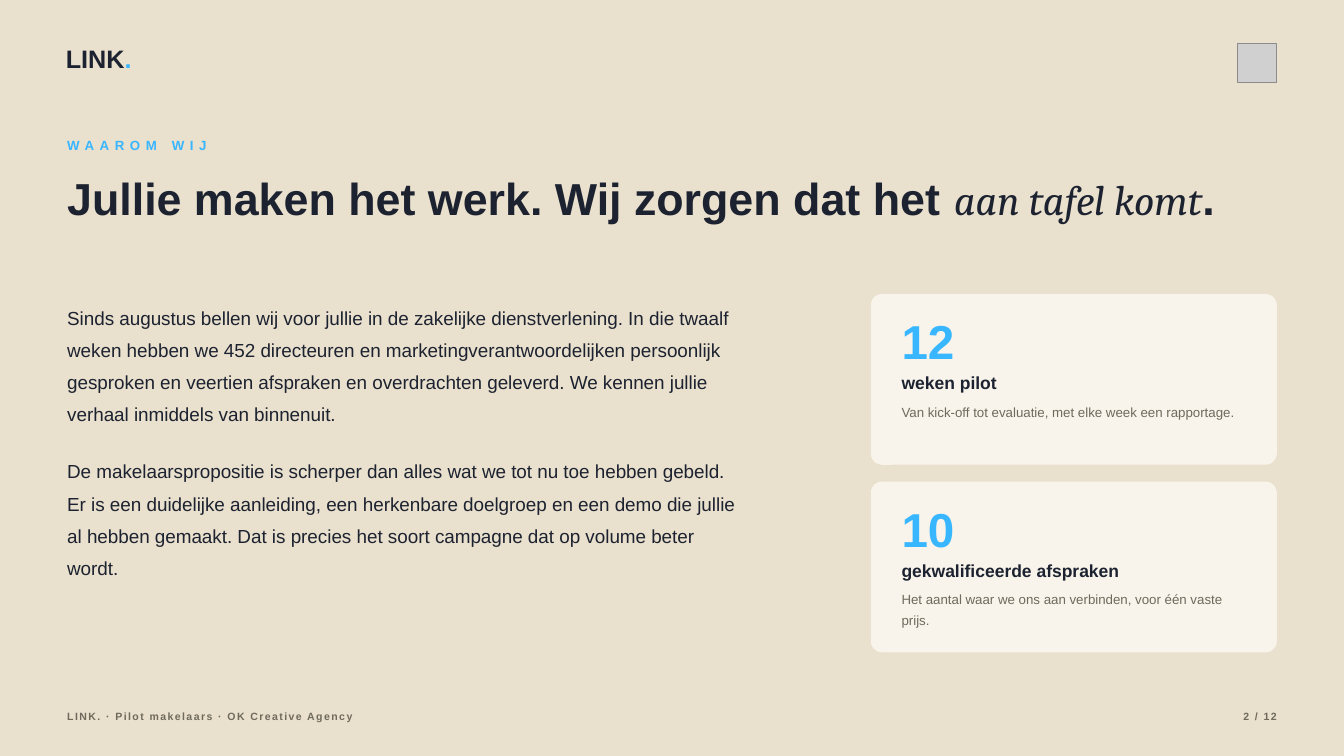
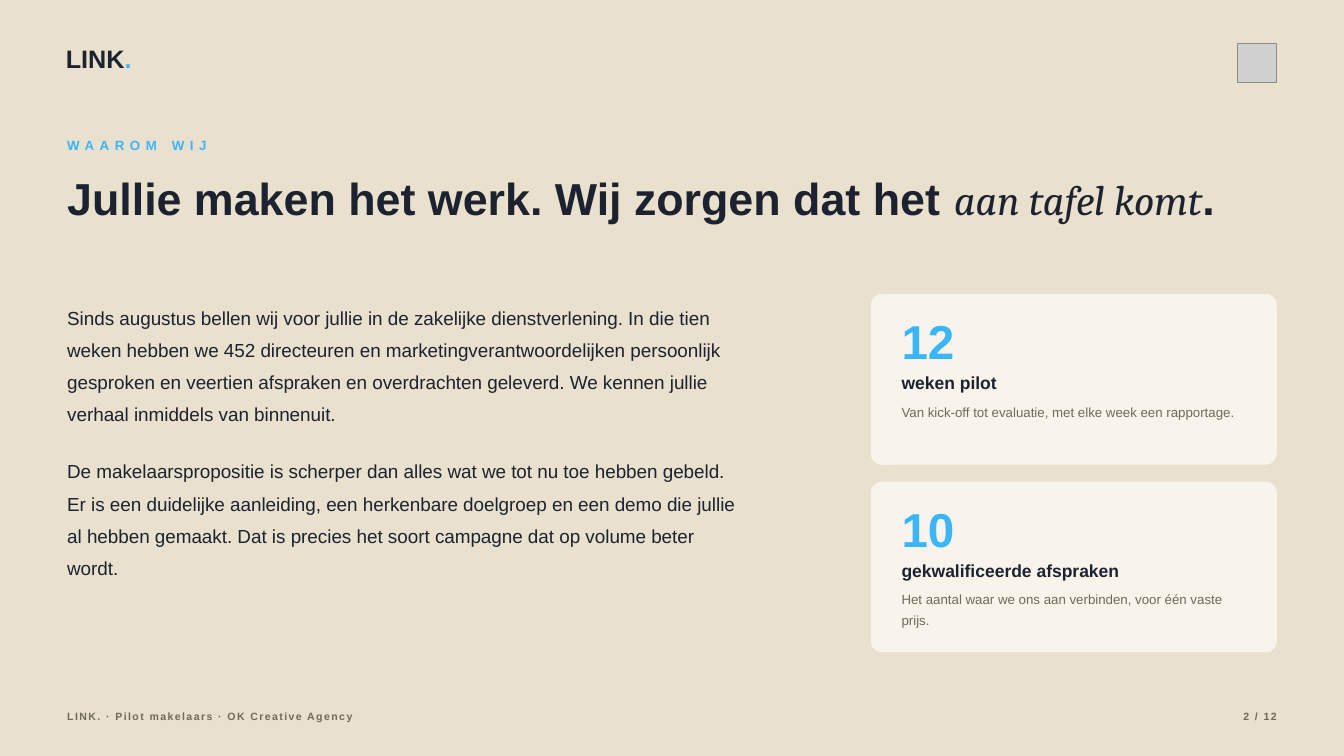
Before and after one commit to hens-lang/Test, a slide deck: slide 2 of output/LINK. pilotvoorstel OK Creative Agency.pptx. Drawn at 1344x756 pixels with LibreOffice and Linux fonts; fonts in the diff are those of the drawing; grey boxes stand for pictures. Boxes give left, top, right and bottom in pixels: in the first picture for what was removed or moved away, otherwise in the second. Text is boxed around its words. In the diff, an @@ line names an element or a change of style, - is before the commit and + after.

```diff
--- a/output/LINK. pilotvoorstel OK Creative Agency.pptx
+++ b/output/LINK. pilotvoorstel OK Creative Agency.pptx
@@ text at [67, 311, 720, 421]: text changed @@
-Sinds augustus bellen wij voor jullie in de zakelijke dienstverlening. In die twaalf weken hebben we 452 directeuren en marketingverantwoordelijken persoonlijk gesproken en veertien afspraken en overdrachten geleverd. We kennen jullie verhaal inmiddels van binnenuit.
+Sinds augustus bellen wij voor jullie in de zakelijke dienstverlening. In die tien weken hebben we 452 directeuren en marketingverantwoordelijken persoonlijk gesproken en veertien afspraken en overdrachten geleverd. We kennen jullie verhaal inmiddels van binnenuit.
```
Also in this commit, not shown: 3 other slides changed, 14 other files.
